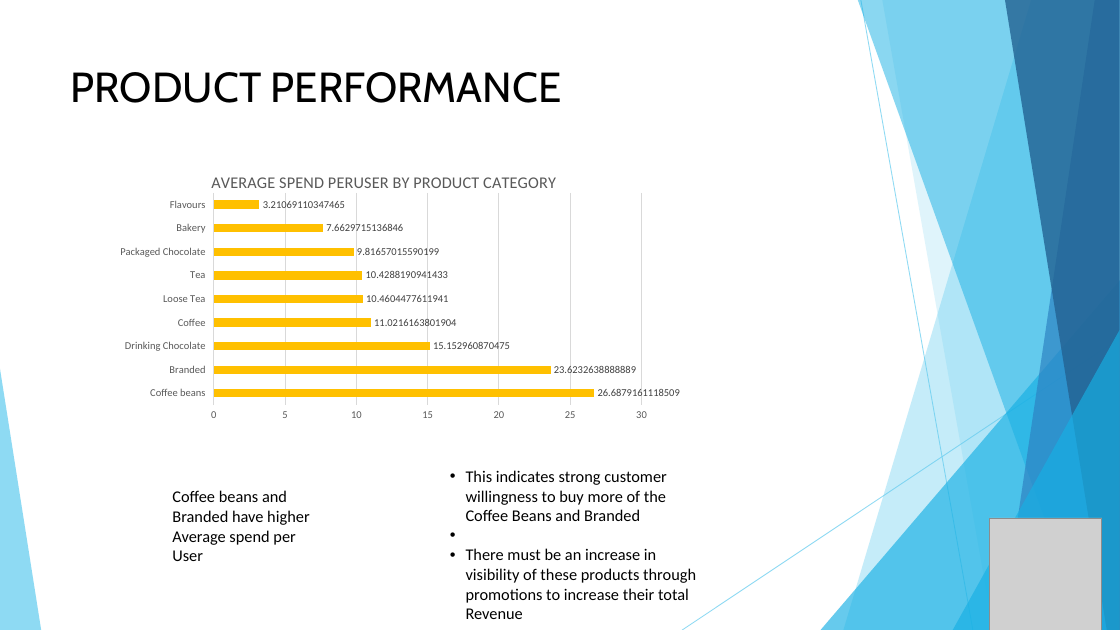
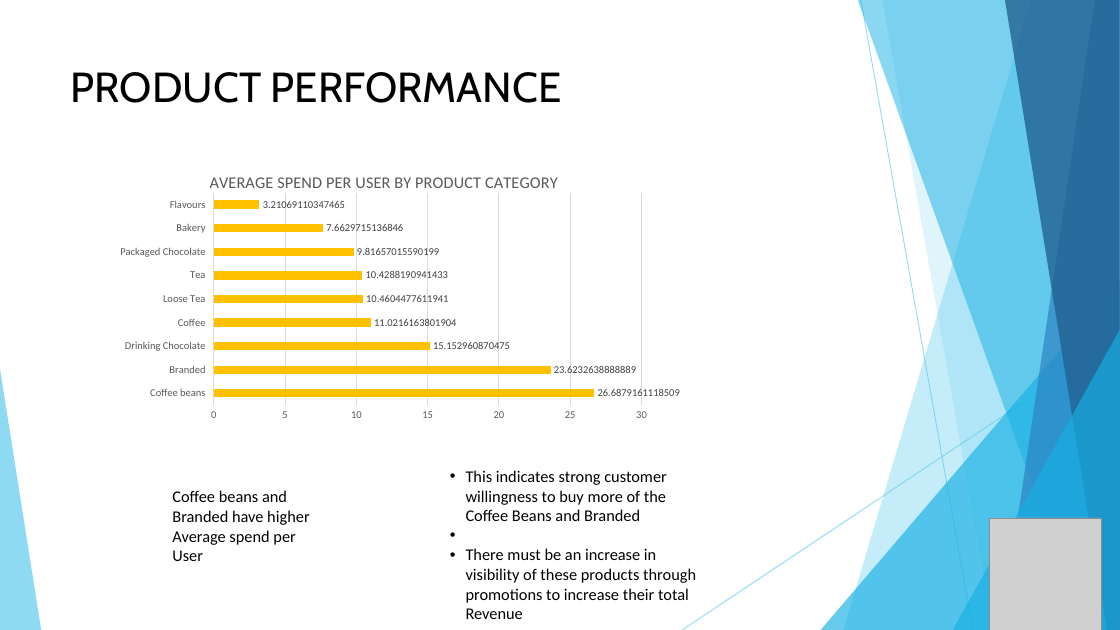
Before and after one commit to prince010-adj/bright-coffee, a slide deck: slide 4 of BRIGHT PRESENTATION.odp. Drawn at 1120x630 pixels with LibreOffice and Linux fonts; fonts in the diff are those of the drawing; grey boxes stand for pictures. Boxes give left, top, right and bottom in pixels: in the first picture for what was removed or moved away, otherwise in the second. Text is boxed around its words. In the diff, an @@ line names an element or a change of style, - is before the commit and + after.

```diff
--- a/BRIGHT PRESENTATION.odp
+++ b/BRIGHT PRESENTATION.odp
@@ bar chart at [91, 157, 680, 429] @@
@@ title "AVERAGE SPEND PERUSER BY PRODUCT CATEGORY" to "AVERAGE SPEND PER USER BY PRODUCT CATEGORY" @@
```
